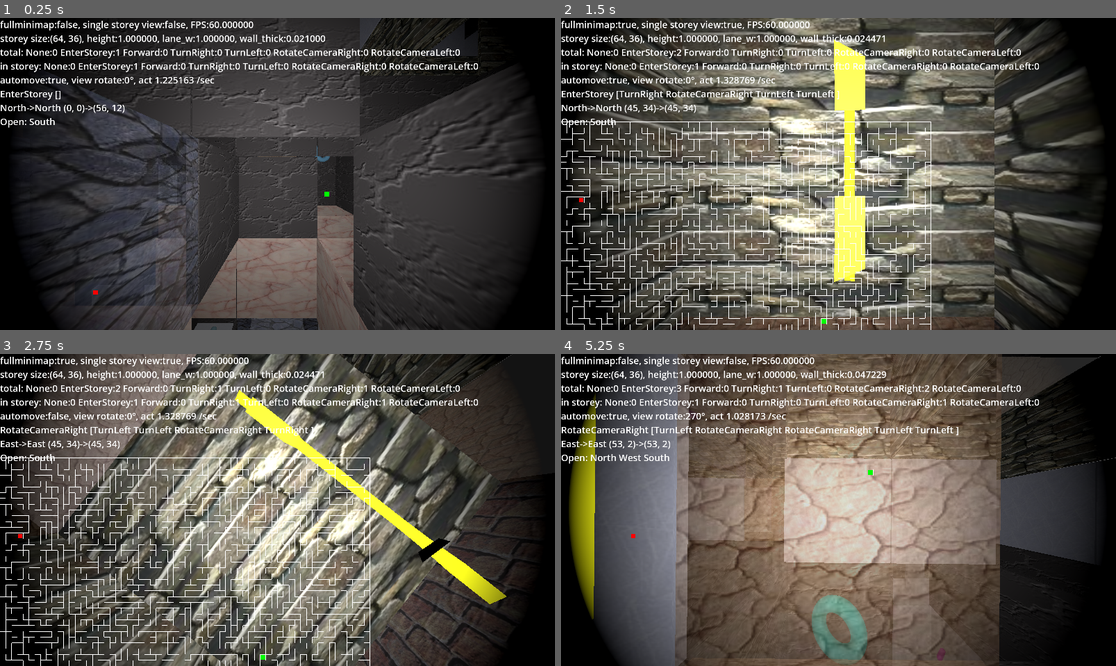
Above: before the commit, frames 1-4 (two rows, left to right).
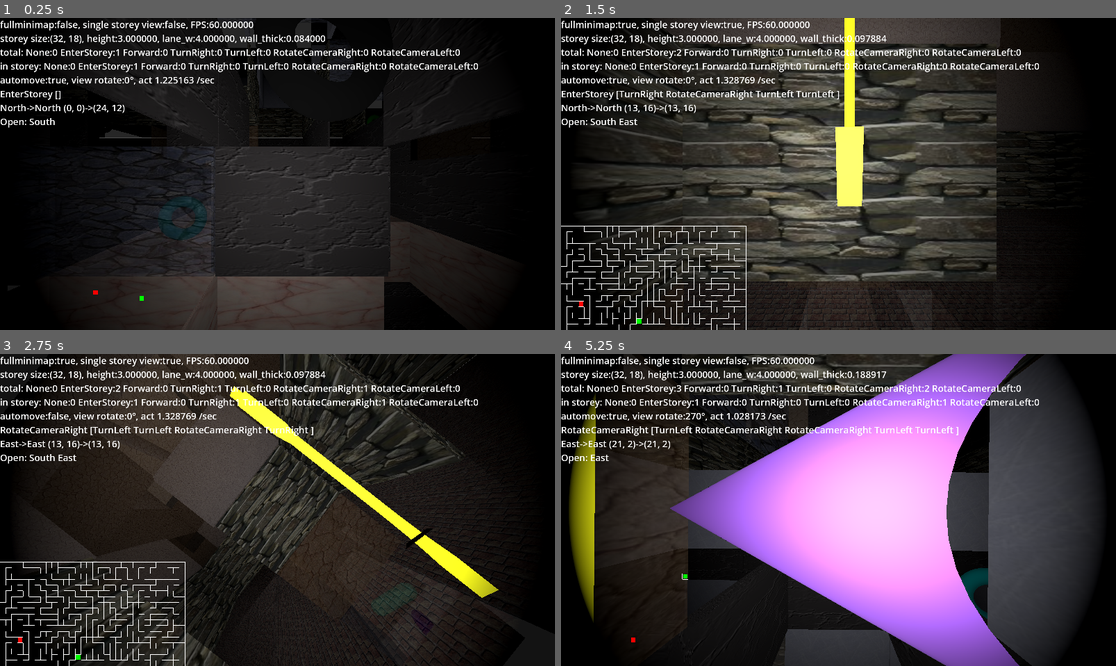
Above: after the commit, the same moments.

Repository: kasworld/gd4maze3d
Game: Godot game, scene res://main.tscn
Same seed, same stepped clock (60 frames per second), same inputs: the game is played once before the commit and once after it.
Inputs (mouse positions are in pixels of both pictures, inside the frame that each line leads up to):
- Up to frame 1 (0.25 s): no input
- Up to frame 2 (1.5 s): tap Enter at 0.5 s; move the mouse to (960, 158) at 0.52 s; hold Right 0.53-1.28 s; tap 1 at 0.6 s; click (960, 158) at 0.67 s; tap Space at 0.77 s; move the mouse to (727, 189) at 1.27 s; hold Down from 1.28 s (still down); tap 2 at 1.35 s
- Up to frame 3 (2.75 s): tap Space at 1.52 s; move the mouse to (333, 441) at 2.02 s; release Down at 2.03 s; hold Right from 2.03 s (still down); tap 3 at 2.1 s
- Up to frame 4 (5.25 s): move the mouse to (810, 572) at 2.77 s; release Right at 2.78 s; hold Up 2.78-3.53 s; tap Enter at 2.85 s; click (810, 572) at 2.92 s; tap Space at 3.02, 3.77, 4.52 s; move the mouse to (1005, 556) at 3.52 s; hold Left 3.53-5.03 s; tap 1 at 3.6 s; move the mouse to (672, 463) at 4.27 s; tap 2 at 4.35 s; move the mouse to (866, 510) at 5.02 s; hold Down from 5.03 s (still down); tap 3 at 5.1 s; click (866, 510) at 5.17 s

The runs differ from the first frame. In frame 1, 52% of the frame differs, in the area x 3-98%, y 0-100%; in frame 2, 64%; in frame 3, 67%; in frame 4, 77%, in the area x 5-100%, y 0-100%.

Commit message:
change storey h, lane w

Diff:
--- a/character.gd
+++ b/character.gd
@@ -183,11 +183,9 @@
 	return storey.can_move(pos_src.x, pos_src.y, dir )
 
 func calc_animate_move_by_dur(dur :float)->Vector3:
-	return Vector3(
-		0.5+ lerpf(pos_src.x, pos_dst.x, dur),
-		storey.storey_h/2.0,
-		0.5+ lerpf(pos_src.y, pos_dst.y, dur),
-	)
+	var p1 = storey.mazepos2storeypos(pos_src,storey.storey_h/2.0)
+	var p2 = storey.mazepos2storeypos(pos_dst,storey.storey_h/2.0)
+	return p1.lerp(p2,dur)
 
 func calc_animate_turn_by_dur(dur :float)->float:
 	return lerp_angle(Storey.dir2rad(dir_src), Storey.dir2rad(dir_dst), dur)
--- a/main.gd
+++ b/main.gd
@@ -1,7 +1,7 @@
 extends Node3D
 
 var storey_scene = preload("res://storey.tscn")
-var maze_size = Vector2i(32*2,18*2)
+var maze_size = Vector2i(32,18)
 const StoreyCount :int = 7
 const StoreyPlay :int = int(StoreyCount/2)
 var storey_list :Array[Storey]
@@ -172,8 +172,9 @@
 
 # dur : 0 - 1 :second
 func animate_storey_y_by_dur(i :int, dur :float)->void:
-	var posy = i - StoreyPlay
-	storey_list[i].position.y = lerpf(posy+1, posy, dur)
+	var storey_h = storey_list[i].storey_h
+	var posy = (i - StoreyPlay)*storey_h
+	storey_list[i].position.y = lerpf(posy+storey_h, posy, dur)
 
 # dur : 0 - 1 :second
 func animate_move_by_dur(pl :Character, dur :float)->void:
--- a/storey.gd
+++ b/storey.gd
@@ -91,8 +91,8 @@
 	add_child(n)
 	return n
 
-var storey_h = 1.0
-var lane_w = 1.0
+var storey_h = 3.0
+var lane_w = 4.0
 var wall_thick :float
 func mazepos2storeypos( mp :Vector2i, y :float)->Vector3:
 	return Vector3(lane_w/2+ mp.x*lane_w, y, lane_w/2+ mp.y*lane_w)
